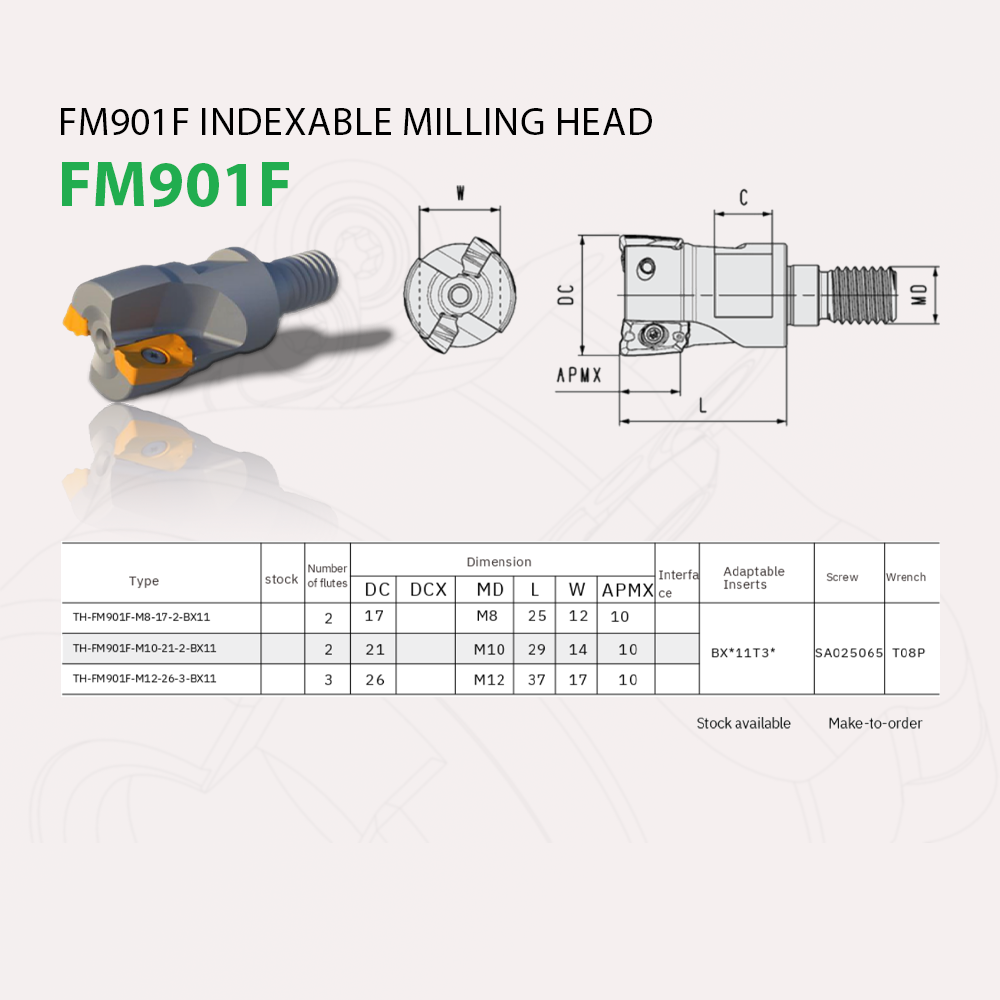
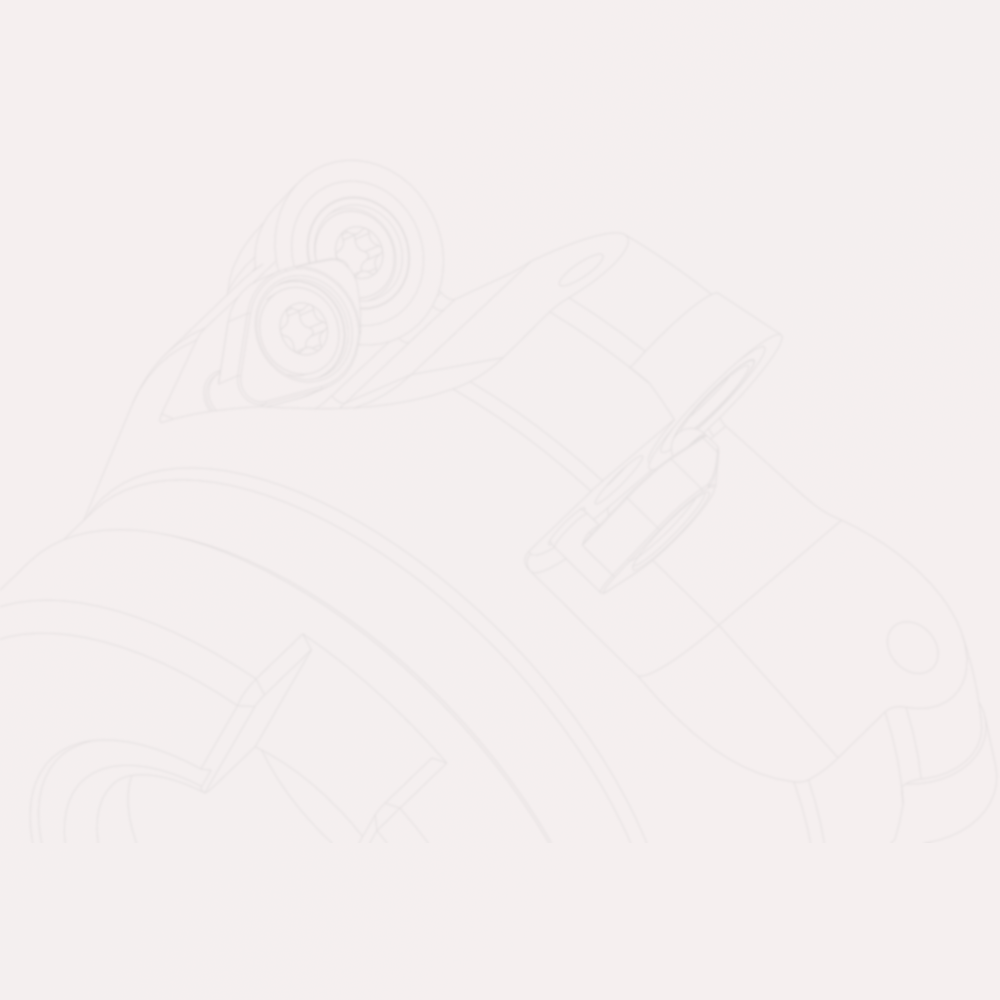
Before/after of a (1000, 1000) layered artwork. What changed in the layer stack:
hid group "FM901F indexable milling head" (1st of 2) (5 layers) over [61, 108, 940, 729]